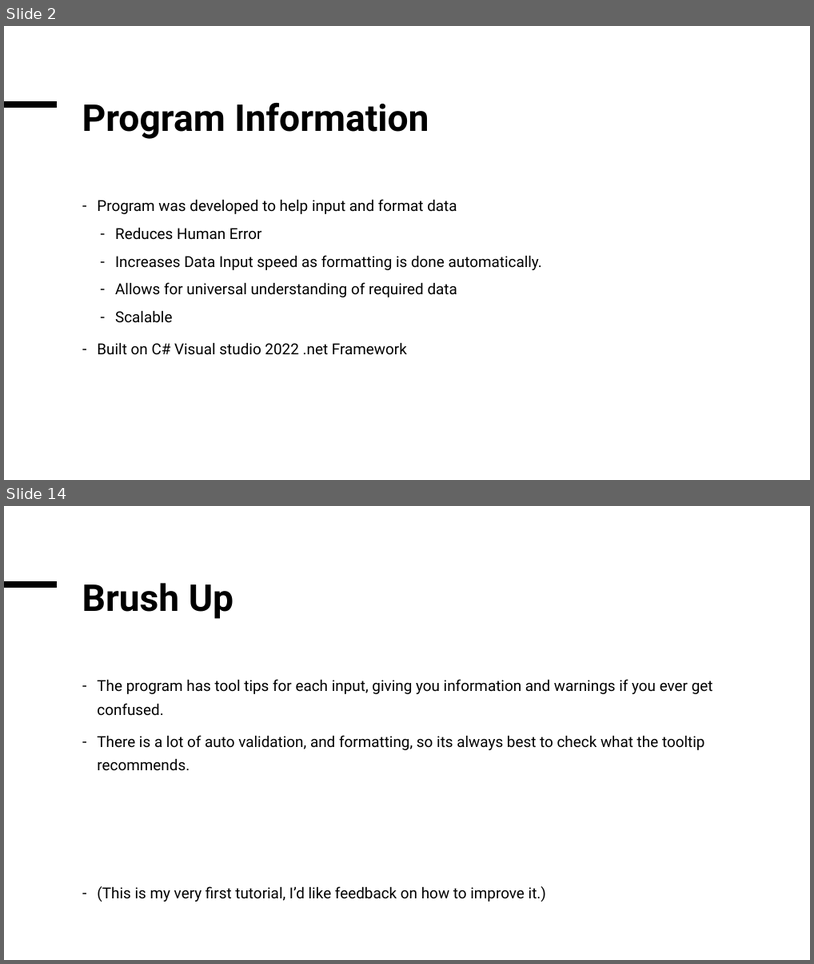
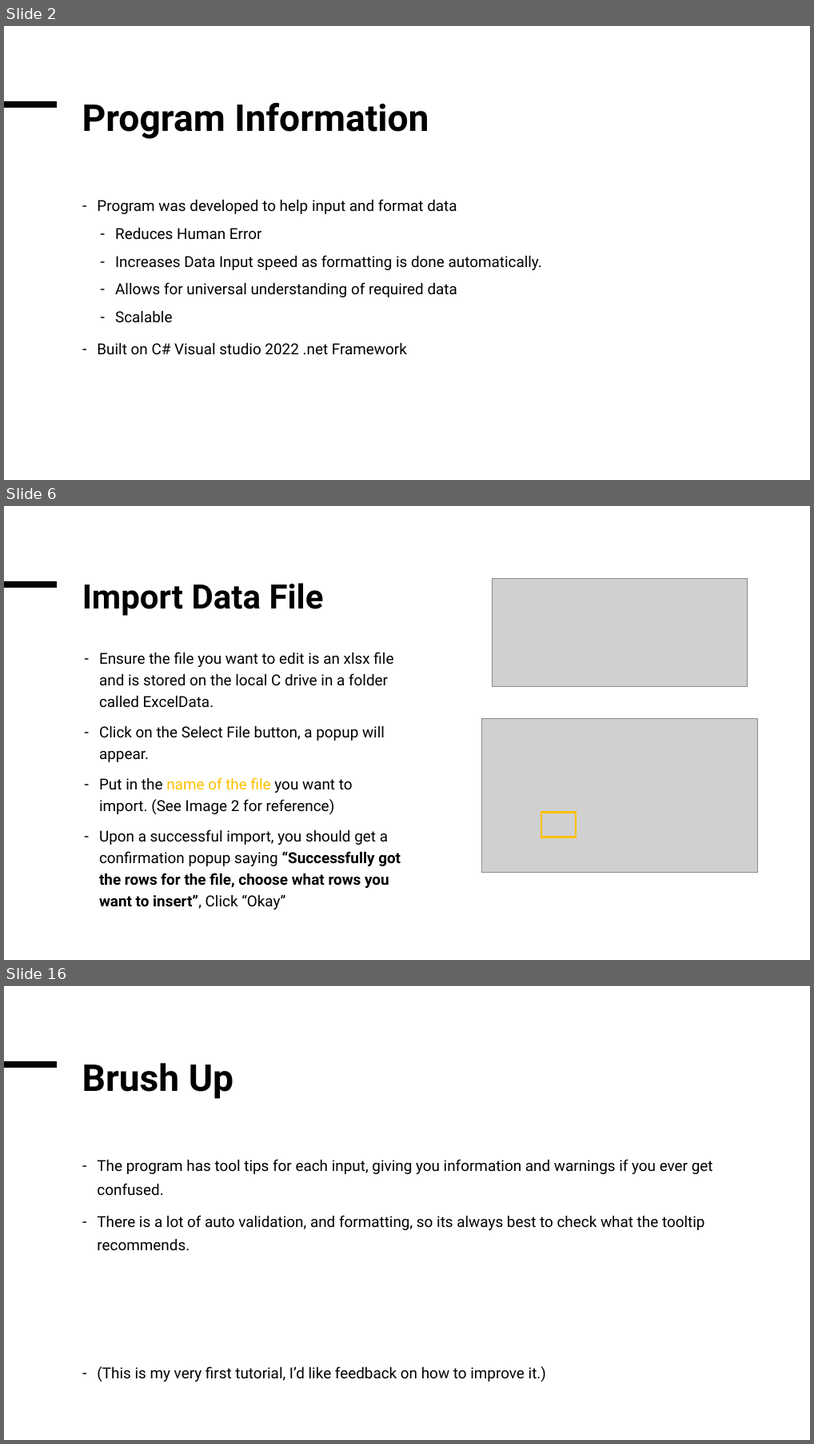
Before and after one commit to D3m0nslay7/HospitalityDataUpdater, a slide deck: Tutorial.pptx. Shown one above the other, each under a label of ours: slides 2 and 14 before the commit, slides 2, 6 and 16 after it; the slides between them are not shown. The pictures are 814x964 and 814x1444 pixels, drawn with LibreOffice and Linux fonts; fonts in the diff are those of the drawing; grey boxes stand for pictures. Boxes give left, top, right and bottom in pixels: in the first picture for what was removed or moved away, otherwise in the second. Text is boxed around its words. In the diff, an @@ line names an element or a change of style, - is before the commit and + after.

```diff
--- a/Tutorial.pptx
+++ b/Tutorial.pptx
@@ slide 6 added at box(4, 506, 810, 960), background #FFFFFF @@
@@ line added from (4, 584) to (58, 584), #000000 6.75 pt @@
@@ title added at box(82, 583, 324, 616), 40 pt, text #000000, bold @@
+Import Data File
@@ picture added at box(493, 578, 748, 686) @@
@@ text added at box(99, 652, 401, 909), 18 pt, text #000000 @@
+– Ensure the file you want to edit is an xlsx file and is stored on the local C drive in a folder called ExcelData.
+– Click on the Select File button, a popup will appear.
+– Put in the name of the file you want to import. (See Image 2 for reference)
+– Upon a successful import, you should get a confirmation popup saying “Successfully got the rows for the file, choose what rows you want to insert”, Click “Okay”
@@ picture added at box(482, 718, 758, 872) @@
@@ rectangle added at box(542, 812, 576, 837), outline #FFC000 2.25 pt @@
@@ what was slide 14 is now slide 16 @@
```
Also in this commit, not shown: 12 slides changed, 1 other slide added.
